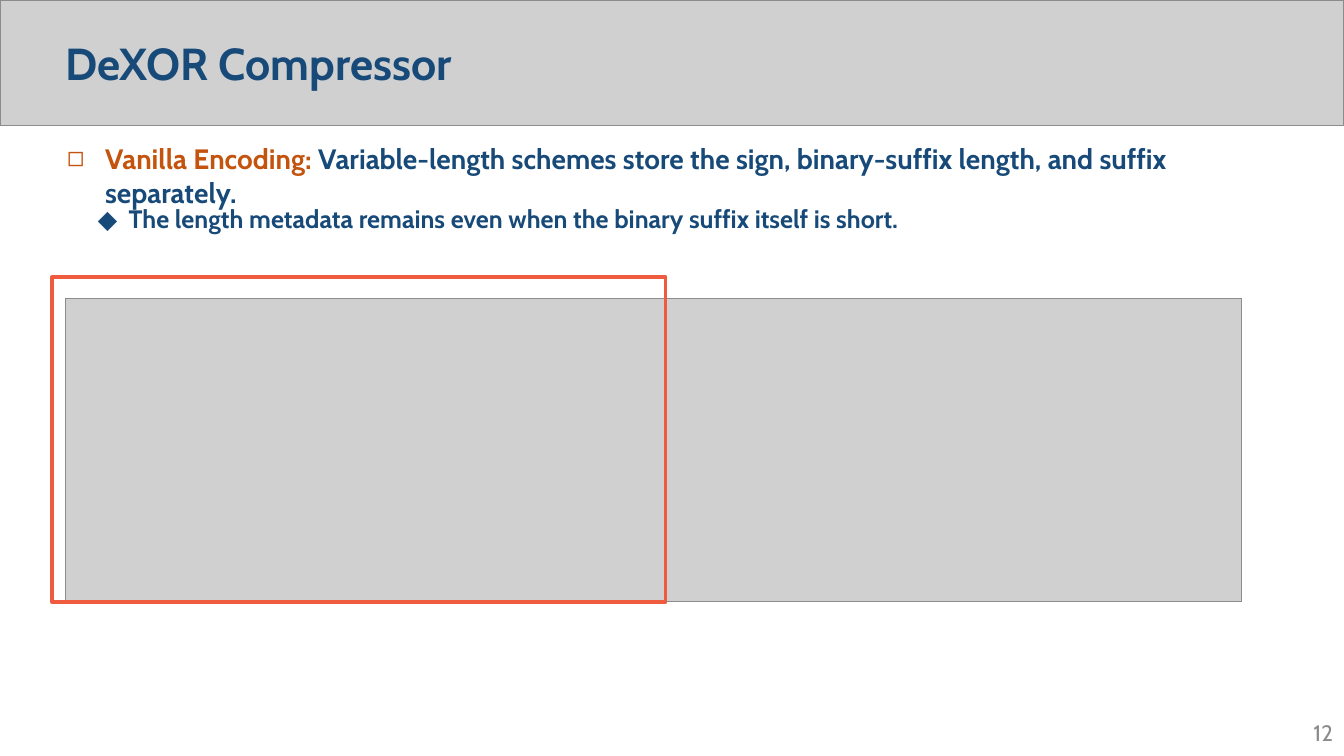
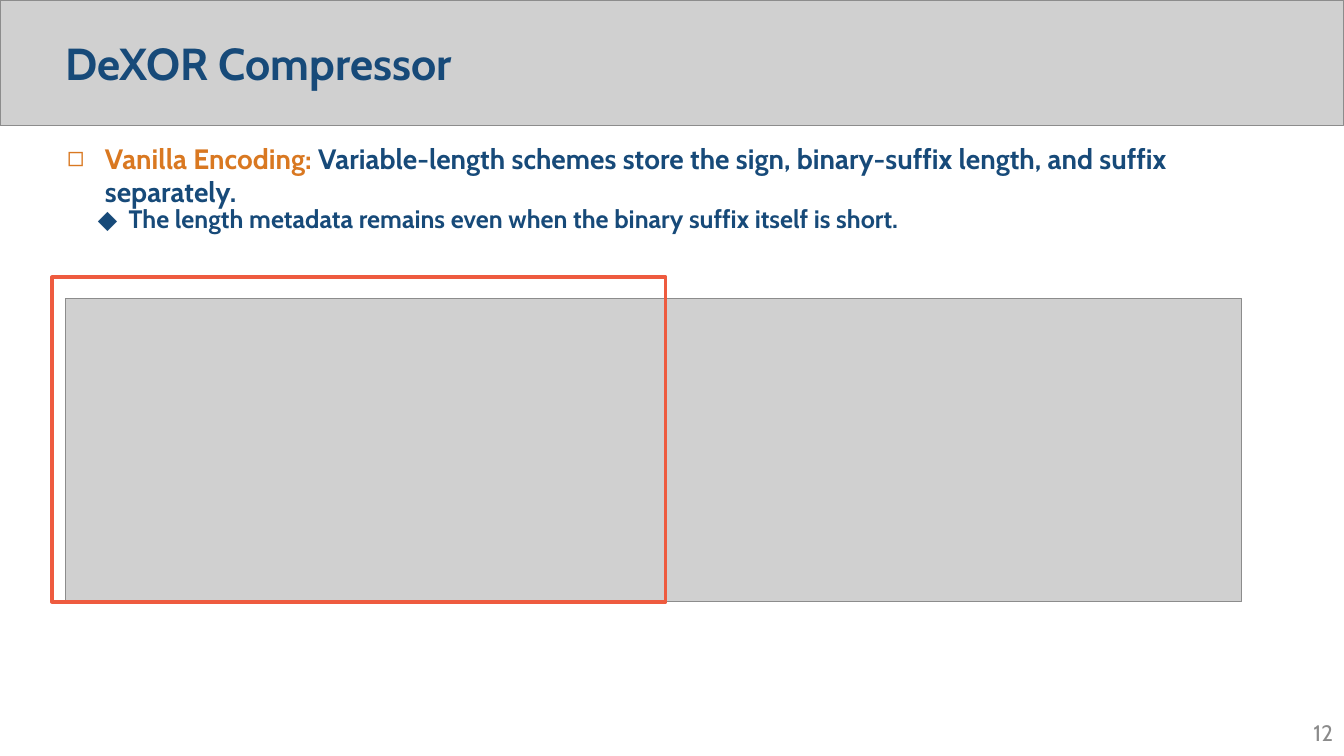
Before and after one commit to SuDIS-ZJU/DeXOR, a slide deck: slide 12 of VLDB_presentation/DeXOR_VLDB_2026.pptx. Drawn at 1344x756 pixels with LibreOffice and Linux fonts; fonts in the diff are those of the drawing; grey boxes stand for pictures; background and template pictures are left out. Boxes give left, top, right and bottom in pixels: in the first picture for what was removed or moved away, otherwise in the second. Text is boxed around its words. In the diff, an @@ line names an element or a change of style, - is before the commit and + after.

```diff
--- a/VLDB_presentation/DeXOR_VLDB_2026.pptx
+++ b/VLDB_presentation/DeXOR_VLDB_2026.pptx
@@ text "Vanilla Encoding: Variable-length schemes store ..." at bbox=[105, 148, 1166, 209]: text colour #C4530D to #D97821 in "Vanilla Encoding:" @@
```
Also in this commit, not shown: 7 other slides changed, 1 other file.
